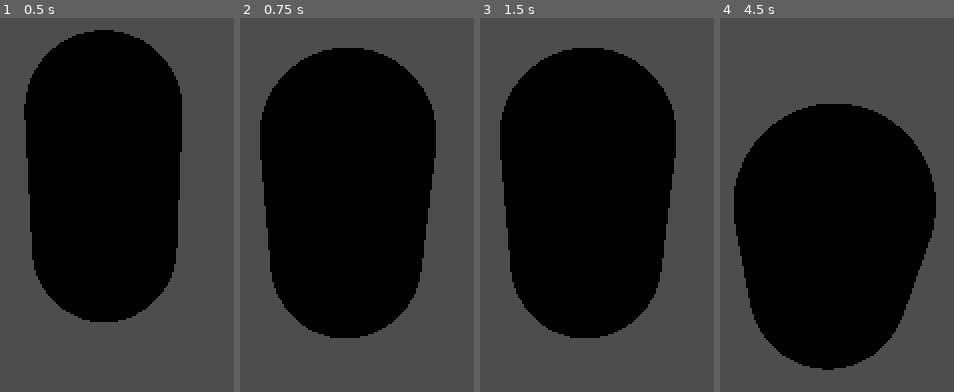
Above: before the commit, frames 1-4 (left to right).
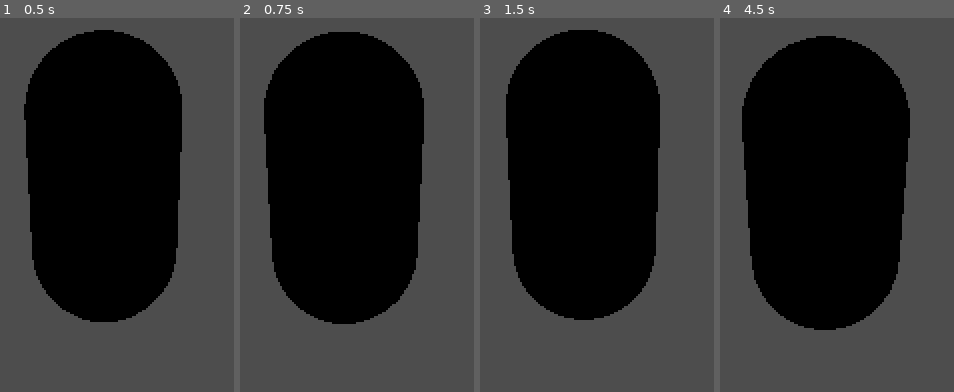
Above: after the commit, the same moments.

Repository: PedroFadanelli/Garrys-mod
Game: Godot game, scene res://player.tscn
The game is run twice, just before and just after one commit, with the same random seed, the same clock (stepped at 60 frames per second) and the same inputs.
Inputs (mouse positions are in pixels of both pictures, inside the frame that each line leads up to):
- Up to frame 1 (0.5 s): no input
- Up to frame 2 (0.75 s): tap Enter at 0.5 s; move the mouse to (448, 137) at 0.52 s; hold W (anda_frente) from 0.53 s (still down)
- Up to frame 3 (1.5 s): keep holding W (anda_frente); tap Space (pula) at 0.77, 1.25 s; move the mouse to (519, 145) at 1.27 s
- Up to frame 4 (4.5 s): keep holding W (anda_frente); tap Space (pula) at 1.52, 2.75, 3.02, 3.77, 4.25 s; tap Enter at 2, 3.5 s; move the mouse to (879, 126) at 2.02 s; move the mouse to (820, 156) at 2.77 s; move the mouse to (outside the picture) at 3.52 s; move the mouse to (720, 130) at 4.27 s

Frame 1 is identical in both runs. In frame 2, 7.8% of the frame differs, in the area x 8-84%, y 3-86%; in frame 3, 9.6%; in frame 4, 25%, in the area x 5-93%, y 4-95%.

Commit message:
Update Player.gd

Diff:
--- a/Labirinto mortal/Player.gd
+++ b/Labirinto mortal/Player.gd
@@ -2,10 +2,12 @@
 
 class_name Player
 
-const SPEED = 5.0
-var CORRER = 6.0
+const SPEED = 20
+var CORRER = 12
 const JUMP_VELOCITY = 6.5
 const GRAVITY = 12.8
+
+signal player_hit
 
 
 @onready var camerabase = $CameraBase
@@ -17,7 +19,7 @@
 func _input(event):
 	if event is InputEventMouseMotion:
 		camerabase.rotation.x -= deg_to_rad(event.relative.y * 1)
-		camerabase.rotation.x = clamp(camerabase.rotation.x, deg_to_rad(15), deg_to_rad(45))
+		camerabase.rotation.x = clamp(camerabase.rotation.x, deg_to_rad(-10), deg_to_rad(45))
 		rotation.y -= deg_to_rad(event.relative.x * 1)
 
 func _physics_process(delta):
@@ -52,3 +54,6 @@
 		velocity.z = move_toward(velocity.z, 0, SPEED)
 
 	move_and_slide()
+
+func hit():
+	emit_signal("player_hit")
